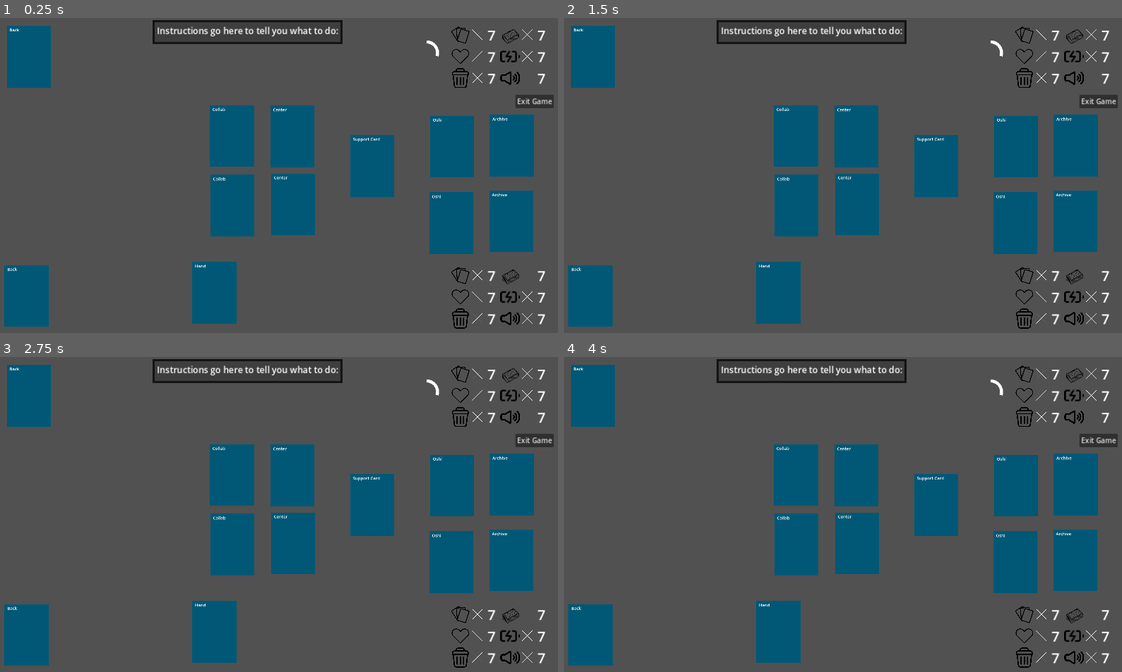
Above: before the commit, frames 1-4 (two rows, left to right).
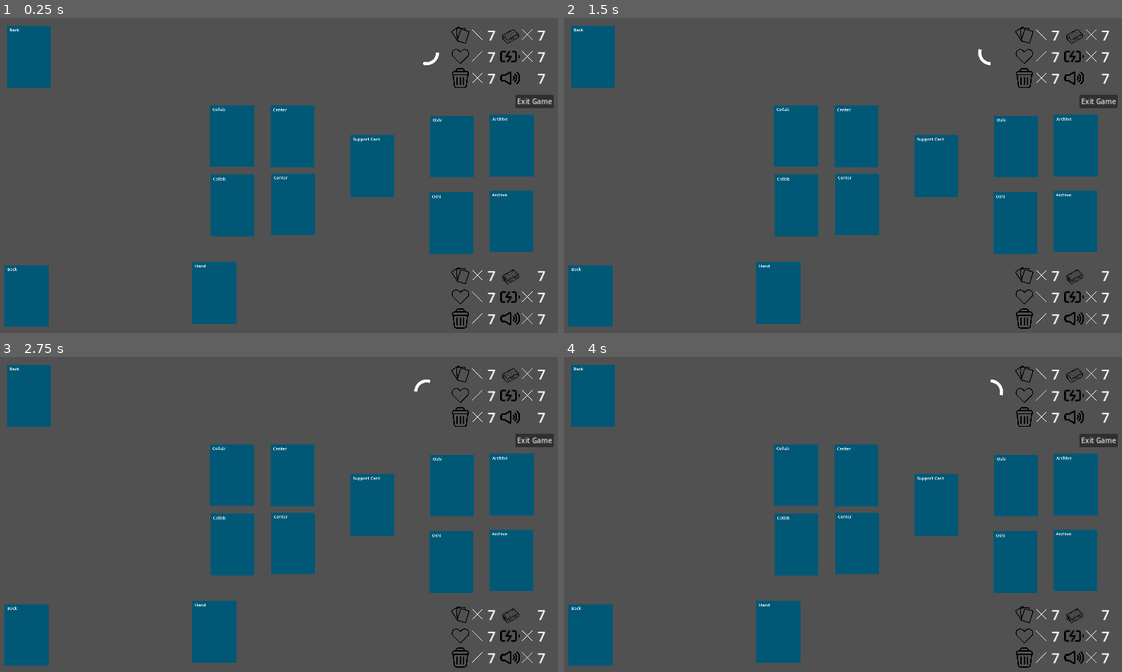
Above: after the commit, the same moments.

Repository: daniel-k-taylor/holocardclient
Game: Godot game, scene res://scenes/game/game.tscn
Same seed, same stepped clock (60 frames per second), same inputs: the game is played once before the commit and once after it. This scene is started directly instead of the project's main scene.
Inputs:
- Up to frame 1 (0.25 s): no input
- Up to frame 2 (1.5 s): no input
- Up to frame 3 (2.75 s): no input
- Up to frame 4 (4 s): tap Enter at 2.75 s

The runs differ from the first frame. In frame 1, 0.9% of the frame differs, in the area x 27-79%, y 0-15%; in frame 2, 0.9%; in frame 3, 0.9%; in frame 4, 0.9%.
Error before the commit: Parse Error: Expected indented block after "else" block. (res://scenes/game/game.gd:644)

Commit message:
working on send cheer

Diff:
--- a/globals/enums.gd
+++ b/globals/enums.gd
@@ -8,7 +8,6 @@
 const EventType_Collab = "collab"
 const EventType_Decision_ChooseCards = "decision_choose_cards"
 const EventType_Decision_MainStep = "decision_main_step"
-const EventType_Decision_MoveCheerChoice = "decision_move_cheer_choice"
 const EventType_Decision_OrderCards = "decision_order_cards"
 const EventType_Decision_PerformanceStep = "decision_performance_step"
 const EventType_Decision_SendCheer = "decision_send_cheer"
--- a/globals/strings.gd
+++ b/globals/strings.gd
@@ -22,7 +22,7 @@
 const DECISION_INSTRUCTIONS_SEND_COLLAB_BACK = "Send Collab back?"
 const DECISION_INSTRUCTIONS_CHOOSE_NEW_CENTER = "Choose a new Center"
 const DECISION_INSTRUCTIONS_SWAP_CENTER = "Choose a Holomem to swap into the Center"
-const DECISION_INSTRUCTIONS_CHOOSE_DIE_RESULT = "Choose the next die result ("
+const DECISION_INSTRUCTIONS_PERFORMANCE_ART_TARGET = "Choose a target for this Art"
 
 const SkillNameMap = {
 	# Oshi
@@ -91,6 +91,59 @@
 			source_str = "your Cheer Deck"
 	return "Place 1 %s Cheer from %s" % [color_str, source_str]
 
+func build_choose_cards_string(from_zone, to_zone, amount_min, amount_max, remaining_cards_action):
+	var from_zone_str = from_zone
+	var to_zone_str = to_zone
+	match from_zone:
+		"hand":
+			from_zone_str = "your hand"
+		"deck":
+			from_zone_str = "your deck"
+		"archive":
+			from_zone_str = "your archive"
+		"backstage":
+			from_zone_str = "your backstage"
+		"center":
+			from_zone_str = "your center"
+		"collab":
+			from_zone_str = "your collab"
+		"holopower":
+			from_zone_str = "your Holopower"
+	match to_zone:
+		"hand":
+			to_zone_str = "your hand"
+		"deck":
+			to_zone_str = "your deck"
+		"archive":
+			to_zone_str = "your archive"
+		"backstage":
+			to_zone_str = "your backstage"
+		"center":
+			to_zone_str = "your center"
+		"collab":
+			to_zone_str = "your collab"
+		"holopower":
+			to_zone_str = "your Holopower"
+	var amount_str = "%s" % amount_min
+	if amount_min != amount_max:
+		amount_str = "%s-%s" % [amount_min, amount_max]
+	var remaining_cards_str = ""
+	if remaining_cards_action:
+		match remaining_cards_action:
+			"shuffle":
+				remaining_cards_str = "\nShuffle the remaining cards"
+			"order_on_bottom":
+				remaining_cards_str = "\nOrder the rest on bottom"
+			"nothing":
+				remaining_cards_str = ""
+			_:
+				remaining_cards_str = "\nUNKNOWN REMAINING CARDS ACTION"
+		remaining_cards_str = "\n%s" % remaining_cards_action
+	var card_str = "cards"
+	if amount_min == 1 and amount_max == 1:
+		card_str = "card"
+	return "Choose %s %s from %s to move to %s%s" % [amount_str, card_str, from_zone_str, to_zone_str, remaining_cards_str]
+
 func get_action_name(action_type:String):
 	match action_type:
 		Enums.GameAction_MainStepPlaceHolomem:
--- a/scenes/game/card_popout.tscn
+++ b/scenes/game/card_popout.tscn
@@ -55,7 +55,8 @@
 theme_override_font_sizes/normal_font_size = 24
 theme_override_font_sizes/bold_font_size = 24
 bbcode_enabled = true
-text = "[b]Test[/b] with instructions"
+text = "[b]Test[/b] with instructions
+Do the thing"
 fit_content = true
 
 [node name="HBoxContainer2" type="HBoxContainer" parent="PanelContainer/VBoxContainer/TitleBar/VBoxContainer"]
--- a/scenes/game/game.gd
+++ b/scenes/game/game.gd
@@ -244,6 +244,7 @@
 var move_card_ids_already_handled = []
 var initial_placement_state = {}
 var main_step_action_data = {}
+var preformance_step_action_data = {}
 
 # Called when the node enters the scene tree for the first time.
 func _ready() -> void:
@@ -278,17 +279,15 @@
 		Enums.EventType_Collab:
 			_on_collab_event(event_data)
 		Enums.EventType_Decision_ChooseCards:
-			pass
+			_on_choose_cards_event(event_data)
 		Enums.EventType_Decision_MainStep:
 			_on_main_step_decision(event_data)
-		Enums.EventType_Decision_MoveCheerChoice:
-			pass
 		Enums.EventType_Decision_OrderCards:
 			pass
 		Enums.EventType_Decision_PerformanceStep:
 			_on_performance_step_decision(event_data)
 		Enums.EventType_Decision_SendCheer:
-			pass
+			_on_send_cheer_event(event_data)
 		Enums.EventType_Decision_SwapHolomemToCenter:
 			_on_swap_holomem_to_center_event(event_data)
 		Enums.EventType_Draw:
@@ -571,6 +570,57 @@
 	do_move_cards(active_player, "backstage", "collab", "", [collab_card_id])
 	active_player.generate_holopower(holopower_generated)
 
+func _on_choose_cards_event(event_data):
+	var active_player = get_player(event_data["effect_player_id"])
+	if active_player.is_me():
+		var all_card_seen = event_data["all_card_seen"]
+		var cards_can_choose = event_data["cards_can_choose"]
+		var from_zone = event_data["from_zone"]
+		var to_zone = event_data["to_zone"]
+		var amount_min = event_data["amount_min"]
+		var amount_max = event_data["amount_max"]
+		#var reveal_chosen = event_data["reveal_chosen"]
+		var remaining_cards_action = event_data["remaining_cards_action"]
+		if active_player.is_zone_visible(from_zone):
+			# Select from already on screen cards.
+			assert(len(cards_can_choose) == len(all_card_seen))
+			_begin_make_choice(cards_can_choose, amount_min, amount_max)
+			var instructions = Strings.build_choose_cards_string(
+				from_zone, to_zone, amount_min, amount_max, remaining_cards_action
+			)
+			action_menu_choice_info = {
+				"strings": [Strings.get_string(Strings.STRING_OK)],
+				"enabled": [false],
+				"enable_check": [_is_selection_requirement_met],
+			}
+			action_menu.show_choices(instructions, action_menu_choice_info, func(_choice_index):
+				# Submit the choice.
+				var selected_ids = []
+				for card in selected_cards:
+					selected_ids.append(card._card_id)
+				submit_effect_resolution_choose_cards_for_effect(selected_ids)
+				_change_ui_phase(UIPhase.UIPhase_WaitingOnServer)
+			)
+		else:
+			# Need to create cards in a popout.
+			var instructions = Strings.build_choose_cards_string(
+				from_zone, to_zone, amount_min, amount_max, remaining_cards_action
+			)
+			_show_popout(instructions, cards_can_choose, amount_min, amount_max,
+				func():
+					var card_ids = []
+					for card in selected_cards:
+						card_ids.append(card._card_id)
+					submit_effect_resolution_choose_cards_for_effect(card_ids)
+					_change_ui_phase(UIPhase.UIPhase_WaitingOnServer)
+					pass,
+				null
+			)
+
+	else:
+		# Nothing for opponent.
+		pass
+
 func _on_main_step_decision(event_data):
 	var active_player = get_player(event_data["active_player"])
 	if active_player.is_me():
@@ -617,6 +667,7 @@
 			"enable_check": [],
 			"action_type": [],
 			"valid_actions": [],
+			"performance_step_actions": available_actions,
 		}
 		for action in available_actions:
 			var action_type = action["action_type"]
@@ -632,24 +683,50 @@
 				action_menu_choice_info["enabled"].append(true)
 				action_menu_choice_info["enable_check"].append(_allowed)
 
-		_begin_make_choice([], 0, 0)
-		var instructions = Strings.get_string(Strings.DECISION_INSTRUCTIONS_PERFORMANCE_STEP)
-		action_menu.show_choices(instructions, action_menu_choice_info, func(choice_index):
-			var chosen_action = available_actions[choice_index]
+		preformance_step_action_data = action_menu_choice_info
+		_start_performance_step_decision()
+	else:
+		# Nothing for opponent.
+		pass
+
+func _start_performance_step_decision():
+	var performance_step_actions = preformance_step_action_data["performance_step_actions"]
+	_begin_make_choice([], 0, 0)
+	var instructions = Strings.get_string(Strings.DECISION_INSTRUCTIONS_PERFORMANCE_STEP)
+	action_menu.show_choices(instructions, action_menu_choice_info, func(choice_index):
+		var chosen_action = performance_step_actions[choice_index]
+		if chosen_action["action_type"] == Enums.GameAction_PerformanceStepEndTurn:
+			submit_performance_step_end_turn()
+			_change_ui_phase(UIPhase.UIPhase_WaitingOnServer)
+		else:
+			assert(chosen_action["action_type"] == Enums.GameAction_PerformanceStepUseArt)
 			var valid_targets = chosen_action["valid_targets"]
 			if len(valid_targets) == 1:
 				var target_id = valid_targets[0]
 				submit_performance_step_use_art(chosen_action["performer_id"], chosen_action["art_id"], target_id)
 				_change_ui_phase(UIPhase.UIPhase_WaitingOnServer)
 			else:
+				# Save the chosne performance and let the user pick targets.
+				multi_step_decision_info = {
+					"performer_id": chosen_action["performer_id"],
+					"skill_id": chosen_action["art_id"],
+					"target_id": "",
+				}
 				# Need to select between the targets.
-				# TODO: Save off the chosen action for later.
-				# Choose between targets
-				# Cancel goes back to here.
-		)
-	else:
-		# Nothing for opponent.
-		pass
+				_show_click_cards_cancelable_action_menu(
+					valid_targets,
+					func(card_id): # Performance decision complete
+						submit_performance_step_use_art(
+							multi_step_decision_info["performer_id"],
+							multi_step_decision_info["skill_id"],
+							card_id
+						)
+						_change_ui_phase(UIPhase.UIPhase_WaitingOnServer),
+					Strings.DECISION_INSTRUCTIONS_PERFORMANCE_ART_TARGET,
+					_cancel_to_performance_step,
+				)
+				_highlight_info_cards([chosen_action["performer_id"]])
+	)
 
 func _highlight_selectable_cards(card_ids : Array):
 	selectable_card_ids = card_ids
@@ -666,7 +743,7 @@
 		if card._card_id in card_ids:
 			card.set_info_highlight(true)
 
-func _show_click_cards_cancelable_action_menu(card_ids, callback, instructions_id):
+func _show_click_cards_cancelable_action_menu(card_ids, callback, instructions_id, cancel_callback):
 	_change_ui_phase(UIPhase.UIPhase_ClickCardsForAction)
 	_highlight_selectable_cards(card_ids)
 
@@ -682,36 +759,43 @@
 	var instructions = Strings.get_string(instructions_id)
 	action_menu.show_choices(instructions, action_menu_choice_info, func(_choice_index):
 		# Must be a cancel.
-		_cancel_to_main_step()
+		cancel_callback.call()
 	)
 
 func _cancel_to_main_step():
 	action_menu_choice_info = main_step_action_data
 	_start_main_step_decision()
 
-func _show_popout(instructions : String, card_ids : Array, required_count : int, callback : Callable):
+func _cancel_to_performance_step():
+	action_menu_choice_info = preformance_step_action_data
+	_start_performance_step_decision()
+
+func _show_popout(instructions : String, card_ids : Array, required_min, required_max, completion_callback : Callable, cancel_callback):
 	# Also show the action menu with two buttons: Show Choice and Cancel
 	_change_ui_phase(UIPhase.UIPhase_MakeChoiceCanSelectCards)
 
 	action_menu_choice_info = {
-			"strings": [
-				Strings.get_string(Strings.STRING_SHOW_CHOICE),
-				Strings.get_string(Strings.STRING_CANCEL),
-			],
-			"enabled": [true, true],
-			"enable_check": [_allowed, _allowed]
-	}
-
-	selection_max = required_count
-	selection_min = required_count
+		"strings": [
+			Strings.get_string(Strings.STRING_SHOW_CHOICE),
+		],
+		"enabled": [true],
+		"enable_check": [_allowed]
+	}
+	if cancel_callback:
+		action_menu_choice_info["strings"].append(Strings.get_string(Strings.STRING_CANCEL))
+		action_menu_choice_info["enabled"].append(true)
+		action_menu_choice_info["enable_check"].append(_allowed)
+
+	selection_max = required_max
+	selection_min = required_min
 	card_popout_choice_info = {
 		"strings": [
 			Strings.get_string(Strings.STRING_OK),
 			Strings.get_string(Strings.STRING_CANCEL),
 		],
-		"enabled": [required_count == 0, true],
+		"enabled": [required_min == 0, true],
 		"enable_check": [_is_selection_requirement_met, _allowed],
-		"callback": [callback, _cancel_to_main_step],
+		"callback": [completion_callback, cancel_callback],
 	}
 
 	action_menu.show_choices(instructions, action_menu_choice_info, func(choice_index):
@@ -721,7 +805,7 @@
 			action_menu.visible = true
 		else:
 			# Cancel
-			_cancel_to_main_step()
+			cancel_callback.call()
 	)
 
 	var card_copies = []
@@ -752,7 +836,8 @@
 			_show_click_cards_cancelable_action_menu(
 				valid_card_ids,
 				_place_holomem_backstage,
-				Strings.DECISION_INSTRUCTIONS_PLACE_HOLOMEM
+				Strings.DECISION_INSTRUCTIONS_PLACE_HOLOMEM,
+				_cancel_to_main_step
 			)
 		Enums.GameAction_MainStepBloom:
 			# The valid actions have all combinations of bloom and target.
@@ -764,7 +849,8 @@
 			_show_click_cards_cancelable_action_menu(
 				valid_card_ids,
 				_bloom_target_selection,
-				Strings.DECISION_INSTRUCTIONS_CHOOSE_BLOOM
+				Strings.DECISION_INSTRUCTIONS_CHOOSE_BLOOM,
+				_cancel_to_main_step
 			)
 		Enums.GameAction_MainStepCollab:
 			# The valid actions have all holomems that are selectable to collab.
@@ -774,7 +860,8 @@
 			_show_click_cards_cancelable_action_menu(
 				valid_card_ids,
 				_collab_holomem,
-				Strings.DECISION_INSTRUCTIONS_COLLAB
+				Strings.DECISION_INSTRUCTIONS_COLLAB,
+				_cancel_to_main_step
 			)
 		# Enums.GameAction_MainStepOshiSkill:
 		# 	_on_main_step_oshi_skill()
@@ -788,7 +875,7 @@
 			var cost = valid_actions[0]["cost"]
 			var available_cheer = valid_actions[0]["available_cheer"]
 			var instructions = Strings.build_archive_cheer_string(cost)
-			_show_popout(instructions, available_cheer, cost, _baton_pass_target_selection)
+			_show_popout(instructions, available_cheer, cost, cost, _baton_pass_target_selection, _cancel_to_main_step)
 		Enums.GameAction_MainStepBeginPerformance:
 			submit_main_step_begin_performance()
 			_change_ui_phase(UIPhase.UIPhase_WaitingOnServer)
@@ -797,6 +884,26 @@
 			_change_ui_phase(UIPhase.UIPhase_WaitingOnServer)
 		_:
 			assert(false, "Unknown action type")
+
+func _on_send_cheer_event(event_data):
+	var active_player = get_player(event_data["effect_player_id"])
+	if active_player.is_me():
+		var amount_min = event_data["amount_min"]
+		var amount_max = event_data["amount_max"]
+		var from_zone = event_data["from_zone"]
+		var to_zone = event_data["to_zone"]
+		var cheer_to_send = event_data["from_options"]
+		var valid_targets = event_data["to_options"]
+		var cheer_on_each_mem = event_data["cheer_on_each_mem"]
+
+		assert(to_zone == "holomem") # Note: This is always a single holomem.
+		assert(from_zone in ["archive", "cheer_deck", "life", "holomem"])
+
+		# TODO: CONTINUE HERE
+
+	else:
+		# Nothing for opponent.
+		pass
 
 func _on_swap_holomem_to_center_event(event_data):
 	var active_player = get_player(event_data["effect_player_id"])
@@ -903,7 +1010,8 @@
 	_show_click_cards_cancelable_action_menu(
 		valid_targets,
 		_bloom_target_completed,
-		Strings.DECISION_INSTRUCTIONS_CHOOSE_BLOOM
+		Strings.DECISION_INSTRUCTIONS_CHOOSE_BLOOM,
+		_cancel_to_main_step
 	)
 	_highlight_info_cards([bloom_card_id])
 
@@ -921,7 +1029,8 @@
 	_show_click_cards_cancelable_action_menu(
 		target_card_ids,
 		_baton_pass_holomem_complete,
-		Strings.DECISION_INSTRUCTIONS_CHOOSE_BLOOM
+		Strings.DECISION_INSTRUCTIONS_CHOOSE_BLOOM,
+		_cancel_to_main_step
 	)
 
 func _bloom_target_completed(target_card_id):
